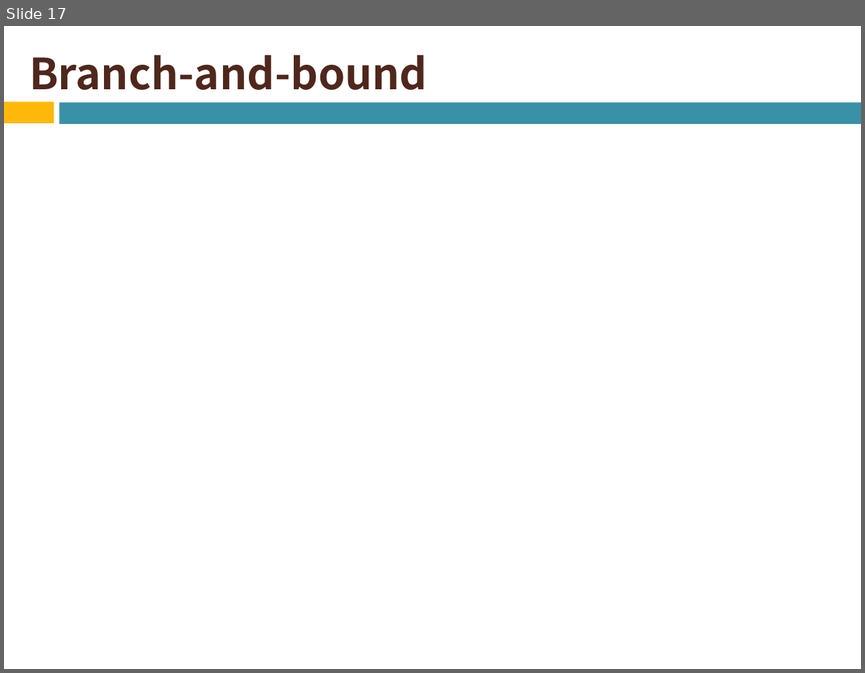
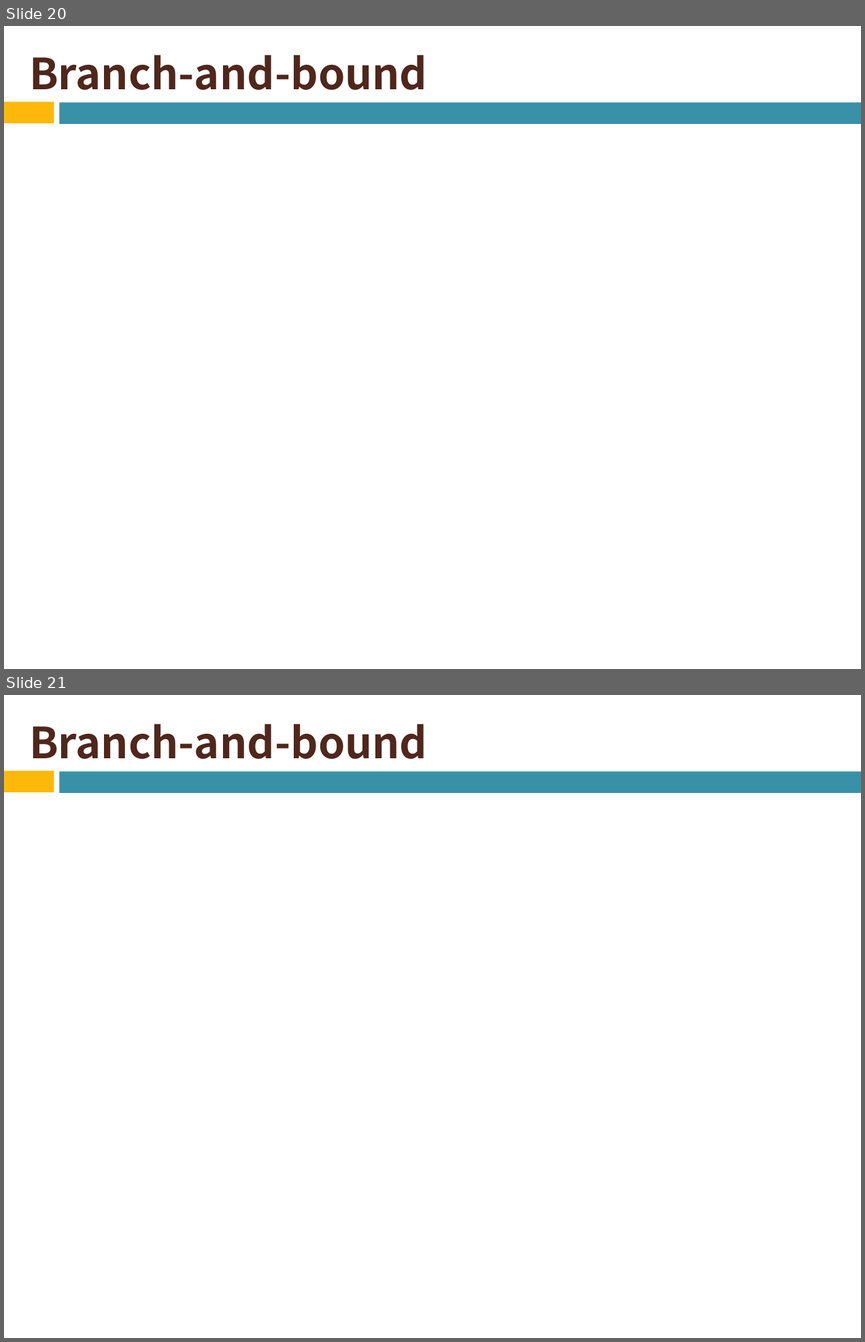
Before and after one commit to naruse-takamasa/seminar, a slide deck: CopingNPCompleteness.pptx. Shown one above the other, each under a label of ours: slide 17 before the commit, slides 20 and 21 after it. The pictures are 865x673 and 865x1342 pixels, drawn with LibreOffice and Linux fonts; fonts in the diff are those of the drawing; grey boxes stand for pictures. Boxes give left, top, right and bottom in pixels: in the first picture for what was removed or moved away, otherwise in the second. Text is boxed around its words. In the diff, an @@ line names an element or a change of style, - is before the commit and + after.

Commit message:
Branch-and-boundの節のスライドの追加

```diff
--- a/CopingNPCompleteness.pptx
+++ b/CopingNPCompleteness.pptx
@@ slide 21 added at [4,695,861,1338], background #FFFFFF; not listed: 2 template elements that a slide beside it also shows @@
@@ title added at [29,724,427,759], 36 pt, text #4F271C, bold @@
+Branch-and-bound
@@ what was slide 17 is now slide 20 @@
```
Also in this commit, not shown: 7 other slides added, 3 other files.
